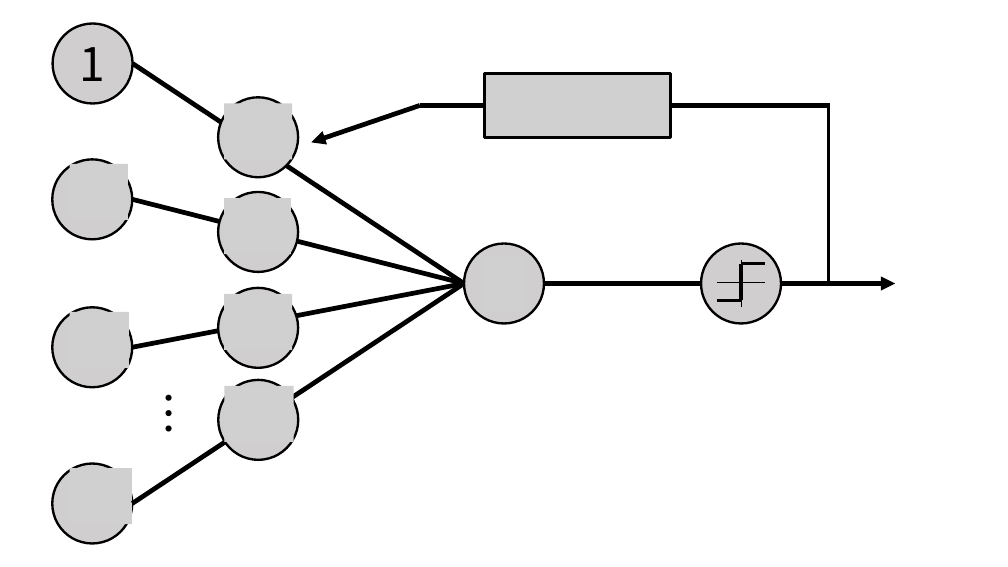
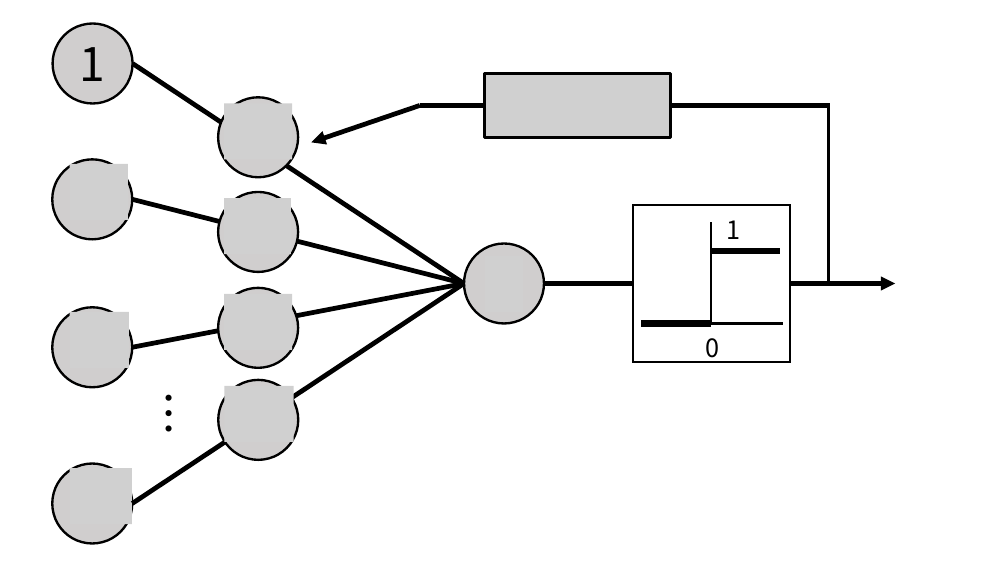
Before and after one commit to rurusasu/tex, a slide deck: slide 8 of 卒研発表tex用_イラスト.pptx (slide 5 before the commit). Drawn at 1008x567 pixels with LibreOffice and Linux fonts; fonts in the diff are those of the drawing; grey boxes stand for pictures. Boxes give left, top, right and bottom in pixels: in the first picture for what was removed or moved away, otherwise in the second. Text is boxed around its words. In the diff, an @@ line names an element or a change of style, - is before the commit and + after.

```diff
--- a/卒研発表tex用_イラスト.pptx
+++ b/卒研発表tex用_イラスト.pptx
@@ line moved from (741, 260) - (741, 307) to (711, 222) - (711, 324) @@
@@ line (711, 222) - (711, 324): stroke #000000 0.5 pt to #000000 2.25 pt @@
@@ group added at (633,205,790,363): 2 lines, 2 texts, 1 rectangle @@
+0
+1
@@ line moved from (718, 282) - (765, 282) to (711, 251) - (780, 251) @@
@@ line (711, 251) - (780, 251): stroke #000000 0.5 pt to #000000 6 pt @@
@@ group removed at (701,243,781,324): 3 lines, 1 ellipse @@
@@ line moved from (544, 284) - (701, 284) to (544, 284) - (633, 284) @@
@@ arrow moved from (781, 284) - (895, 284) to (790, 284) - (895, 284) @@
```
Also in this commit, not shown: 3 slides added, 10 other files.
